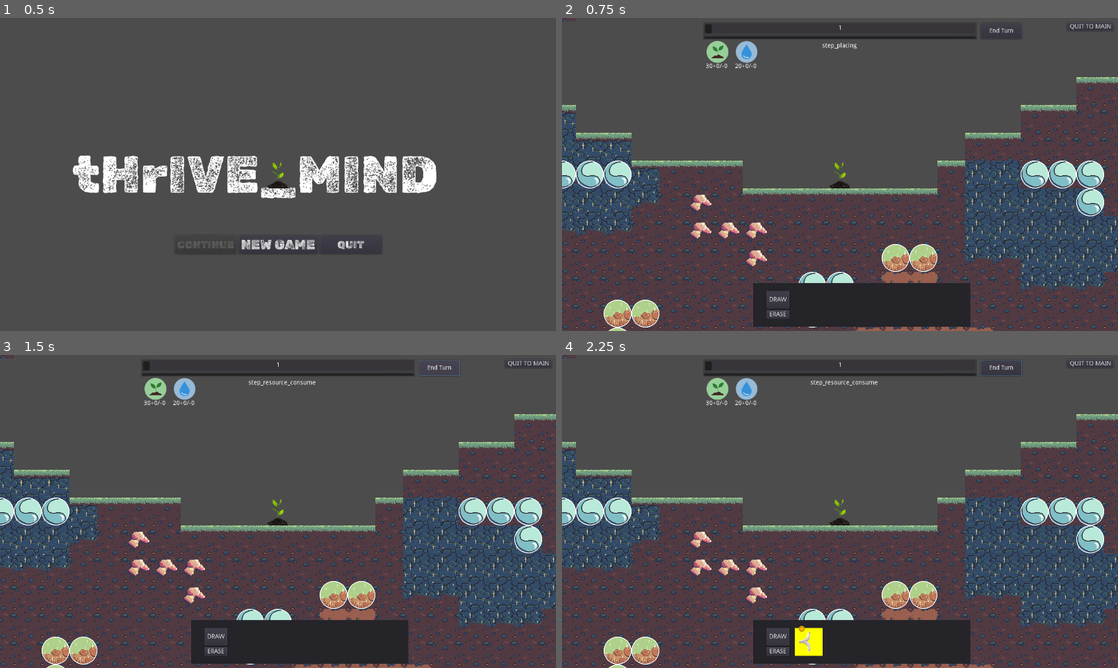
Above: before the commit, frames 1-4 (two rows, left to right).
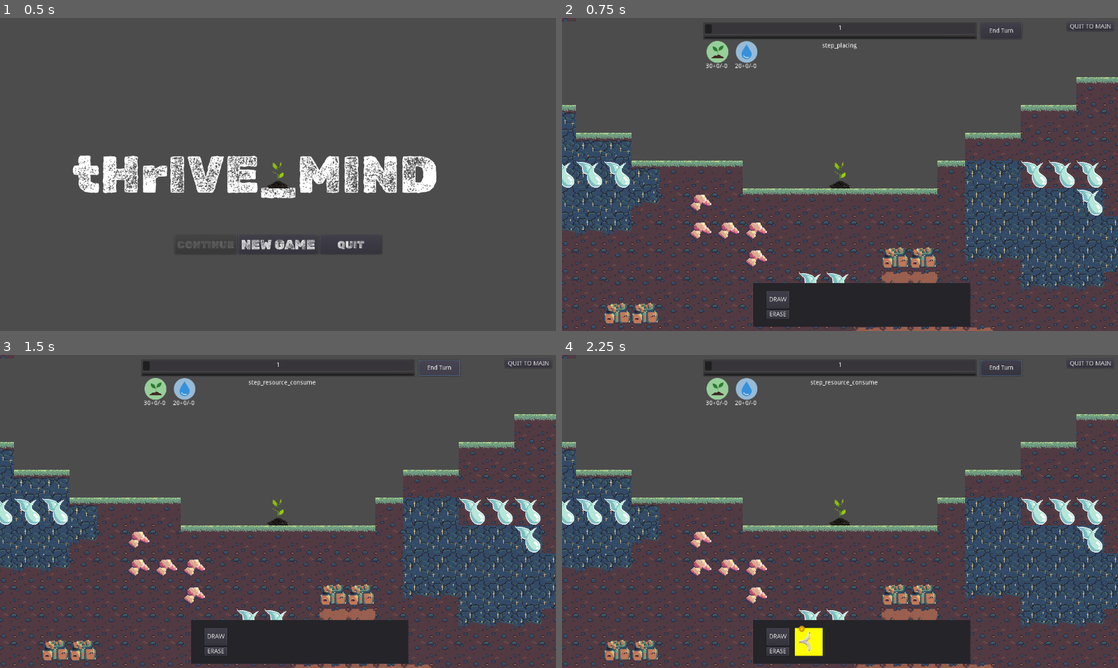
Above: after the commit, the same moments.

Repository: Gouellie/Roots
Game: Godot game, scene res://src/screens/main_menu.tscn
Two runs of this game, one before a commit and one after it. Both use one fixed random seed, a clock stepped at 60 frames per second and the inputs below.
Inputs:
- Up to frame 1 (0.5 s): no input
- Up to frame 2 (0.75 s): click "NEW GAME" at 0.5 s
- Up to frame 3 (1.5 s): click "End Turn" at 1.25 s
- Up to frame 4 (2.25 s): click "DRAW" at 2 s

Frame 1 is identical in both runs. In frame 2, 3.6% of the frame differs, in the area x 0-98%, y 45-100%; in frame 3, 3.6%; in frame 4, 3.6%.

Commit message:
✨ updated water

Diff:
--- a/src/scenes/librairies/ingredients/soil.tscn
+++ b/src/scenes/librairies/ingredients/soil.tscn
@@ -13,7 +13,7 @@
 [node name="Sprite" type="Sprite" parent="."]
 texture = ExtResource( 1 )
 region_enabled = true
-region_rect = Rect2( 0, 640, 64, 64 )
+region_rect = Rect2( 384, 320, 64, 64 )
 
 [node name="Area2D" type="Area2D" parent="."]
 collision_layer = 4
--- a/src/scenes/librairies/ingredients/water.tscn
+++ b/src/scenes/librairies/ingredients/water.tscn
@@ -13,7 +13,7 @@
 [node name="Sprite" type="Sprite" parent="."]
 texture = ExtResource( 1 )
 region_enabled = true
-region_rect = Rect2( 128, 704, 64, 64 )
+region_rect = Rect2( 128, 320, 64, 64 )
 
 [node name="Area2D" type="Area2D" parent="."]
 collision_layer = 4
Binary file changed: assets/tiles/roots_tile_sheet_export_no_gap.png
